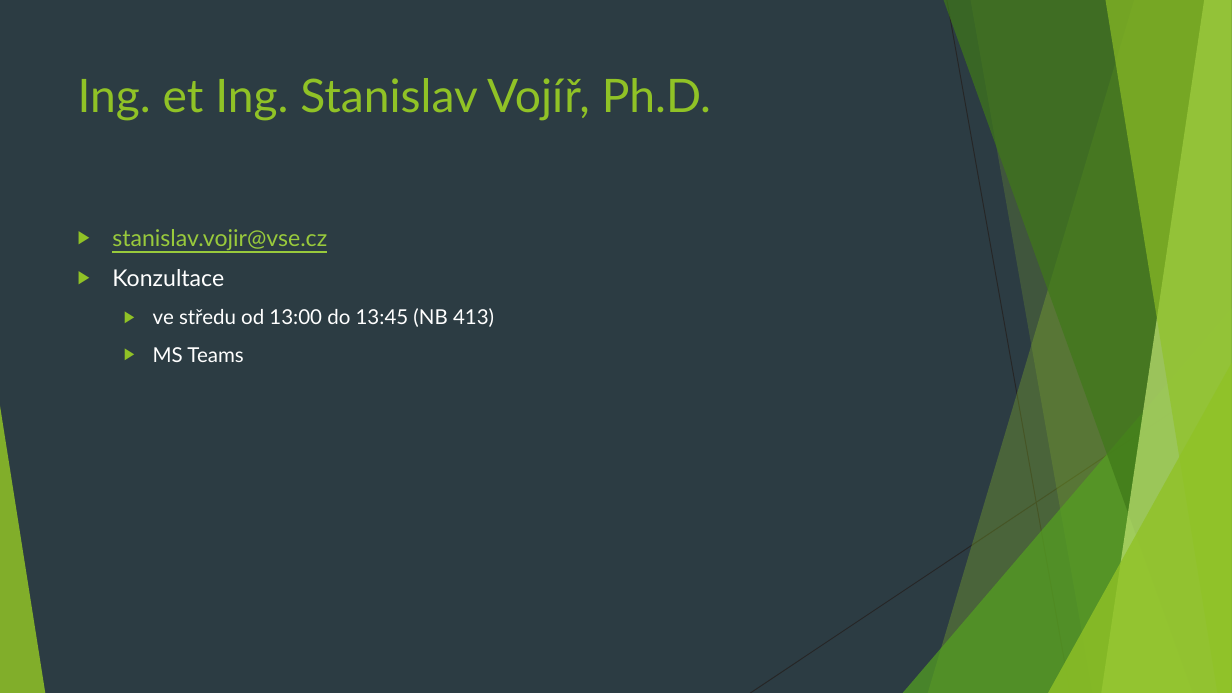
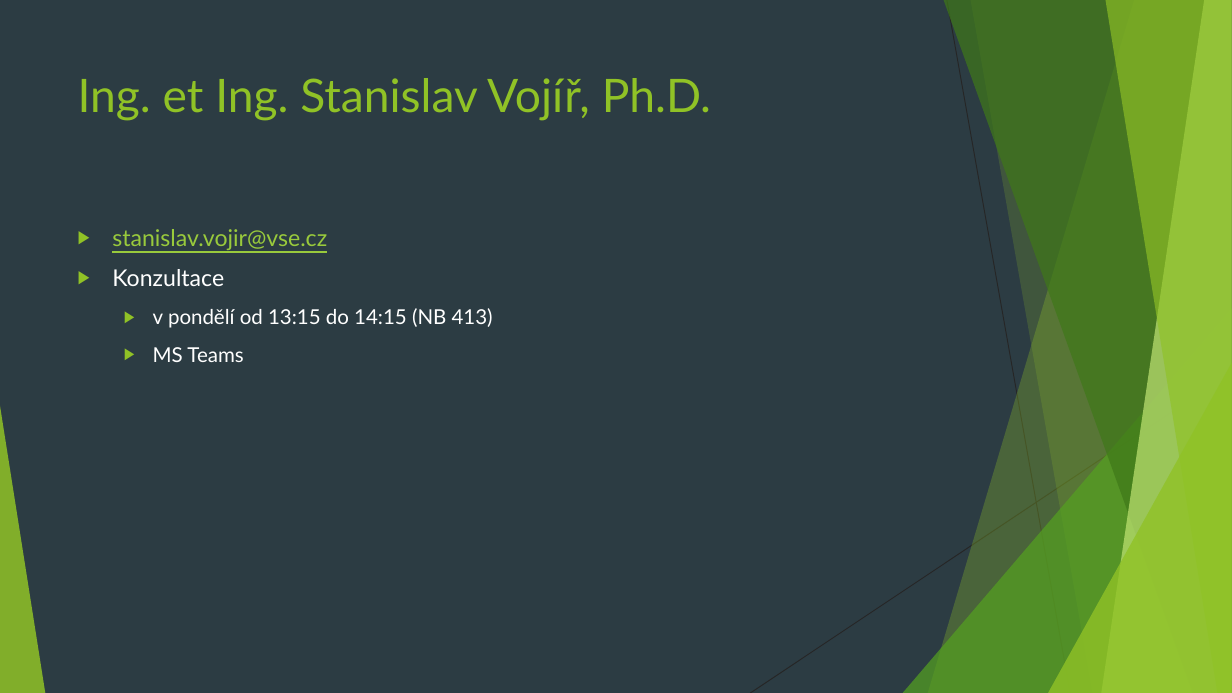
Before and after one commit to 4iz160/cviceni, a slide deck: slide 2 of 01-data-informace-znalosti-zdroje/cviceni-01.pptx. Drawn at 1232x693 pixels with LibreOffice and Linux fonts; fonts in the diff are those of the drawing. Boxes give left, top, right and bottom in pixels: in the first picture for what was removed or moved away, otherwise in the second. Text is boxed around its words. In the diff, an @@ line names an element or a change of style, - is before the commit and + after.

Commit message:
KH

```diff
--- a/01-data-informace-znalosti-zdroje/cviceni-01.pptx
+++ b/01-data-informace-znalosti-zdroje/cviceni-01.pptx
@@ text at [153,308,493,328]: text changed @@
-  ▶ ve středu od 13:00 do 13:45 (NB 413)
+  ▶ v pondělí od 13:15 do 14:15 (NB 413)
```
